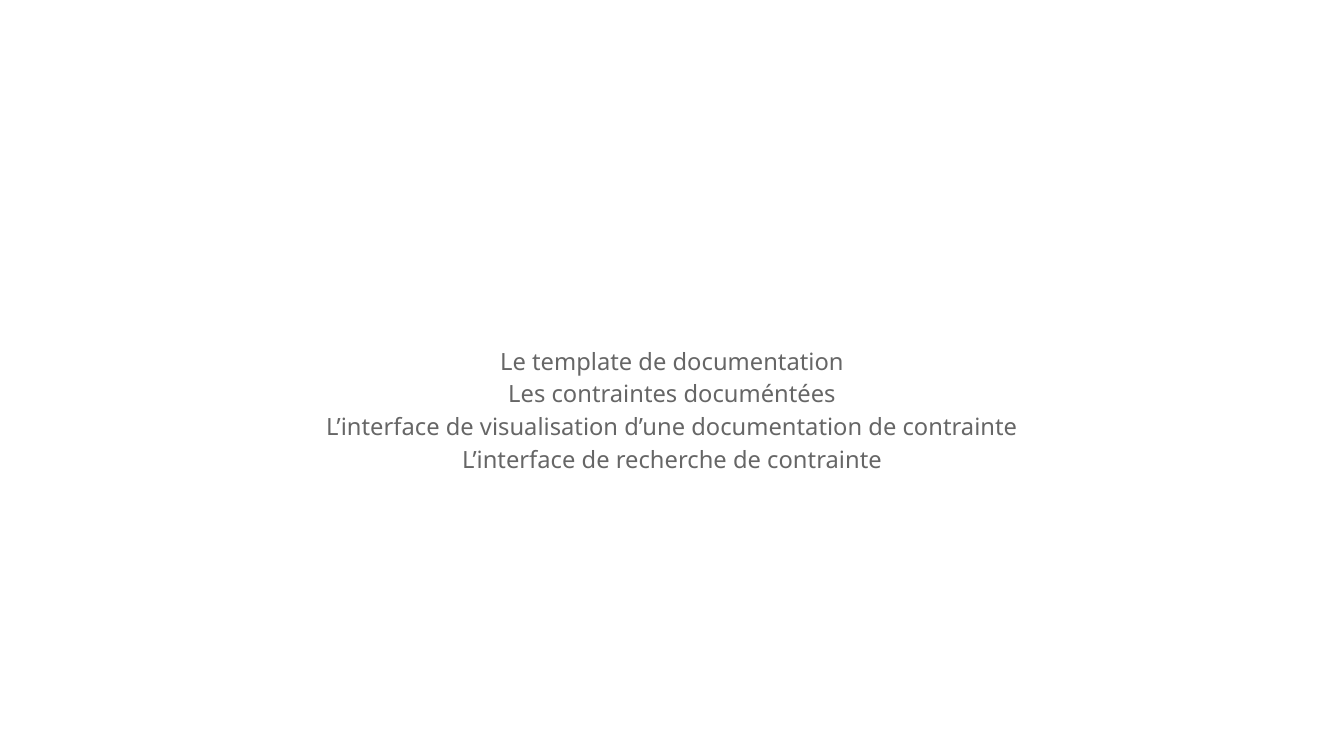
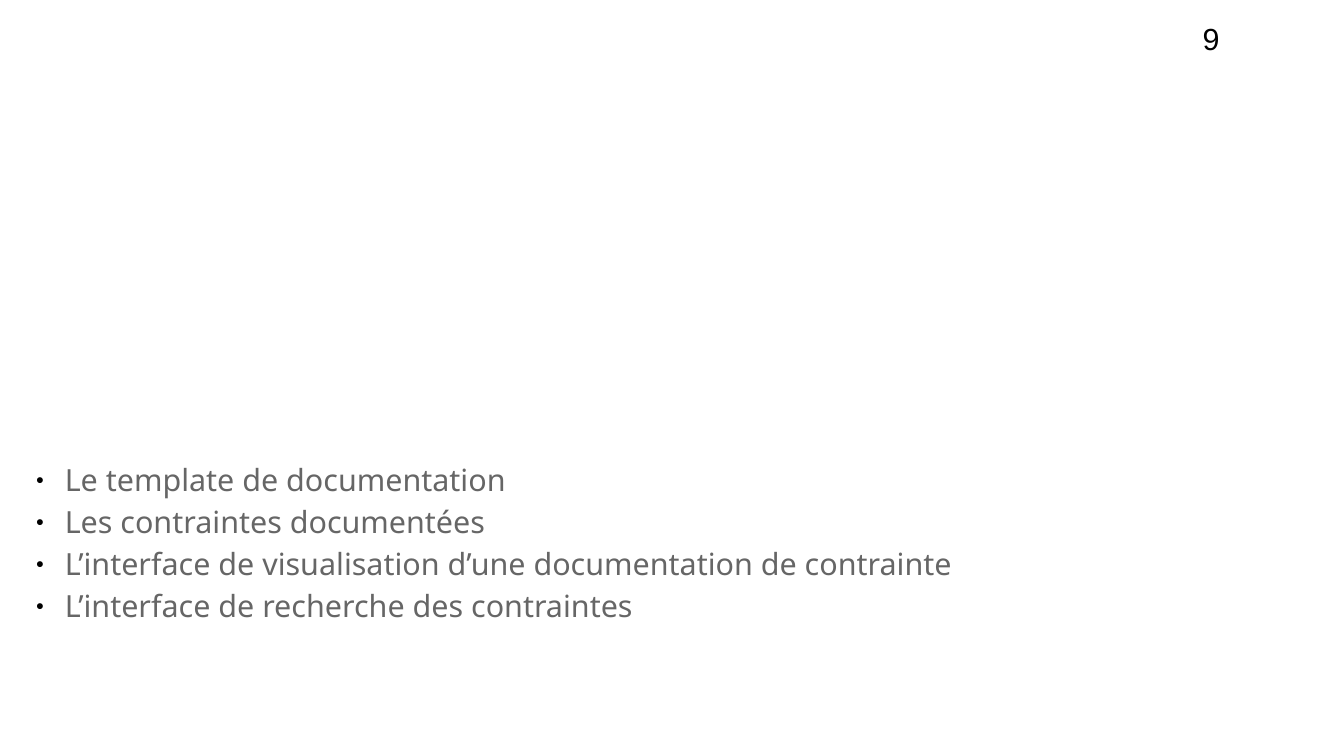
Before and after one commit to Szyckaa/UE-PROJET-DOCS-GESTION, a slide deck: slide 9 of Initialisation/Support de réunion de lancement.odp. Drawn at 1344x756 pixels with LibreOffice and Linux fonts; fonts in the diff are those of the drawing; background and template pictures are left out. Boxes give left, top, right and bottom in pixels: in the first picture for what was removed or moved away, otherwise in the second. Text is boxed around its words. In the diff, an @@ line names an element or a change of style, - is before the commit and + after.

```diff
--- a/Initialisation/Support de réunion de lancement.odp
+++ b/Initialisation/Support de réunion de lancement.odp
@@ page number added at [1203,28,1220,51], 18 pt, text #000000 @@
+9
@@ text "Le template de documentation" at [65,468,952,618]: vertical alignment top to middle @@
@@ text at [65,468,952,576]: size 14 to 18 pt in "Le template de documentation", "L’interface de visualisation d’une documentation de contrain ..."; alignment centre to left; bullet none to ● @@
@@ text at [65,509,485,534]: text changed; size 14 to 18 pt @@
-Les contraintes documéntées
+● Les contraintes documentées
@@ text at [65,593,632,618]: text changed; size 14 to 18 pt @@
-L’interface de recherche de contrainte
+● L’interface de recherche des contraintes
```
Also in this commit, not shown: 31 other slides changed, 1 slide added, 13 slides removed, 4 other files.
